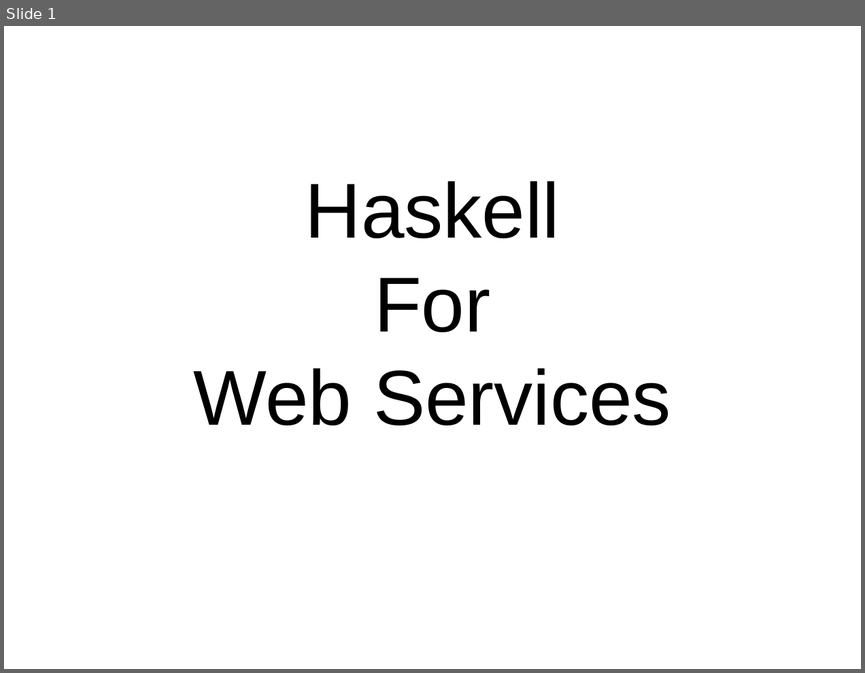
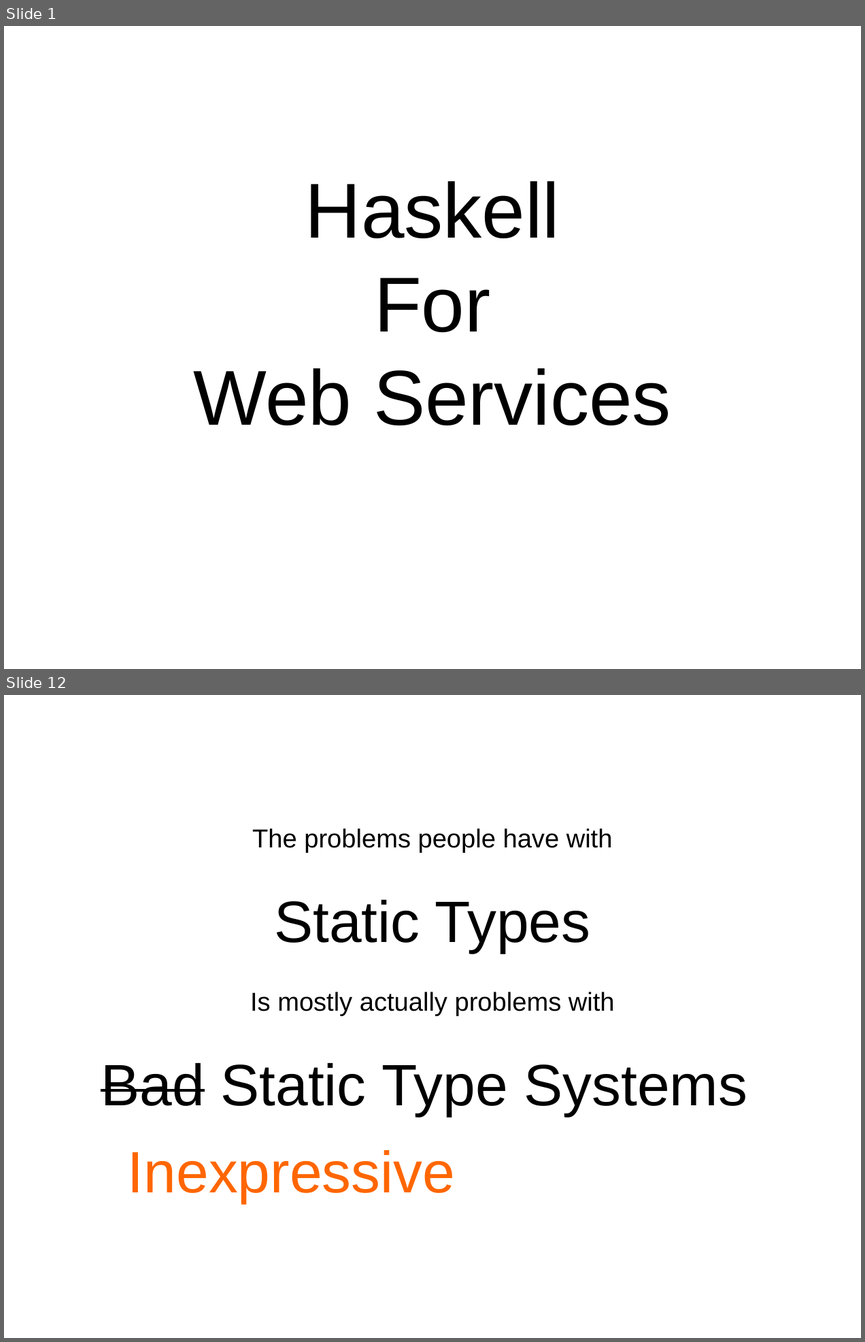
Before and after one commit to bhurt/presentations, a slide deck: webserve.odp. Shown one above the other, each under a label of ours: slide 1 before the commit, slides 1 and 12 after it; the slides between them are not shown. The pictures are 865x673 and 865x1342 pixels, drawn with LibreOffice and Linux fonts; fonts in the diff are those of the drawing. Boxes give left, top, right and bottom in pixels: in the first picture for what was removed or moved away, otherwise in the second. Text is boxed around its words. In the diff, an @@ line names an element or a change of style, - is before the commit and + after.

```diff
--- a/webserve.odp
+++ b/webserve.odp
@@ slide 12 added at (x1=4, y1=695, x2=861, y2=1338), background #FFFFFF @@
@@ subtitle added at (x1=101, y1=828, x2=747, y2=1116), 24 pt, text #000000 @@
+The problems people have with
+Static Types
+Is mostly actually problems with
+Bad Static Type Systems
@@ text added at (x1=128, y1=1150, x2=455, y2=1203), 54 pt, text #FF6600 @@
+Inexpressive
```
Also in this commit, not shown: 1 slide changed, 67 other slides added.
